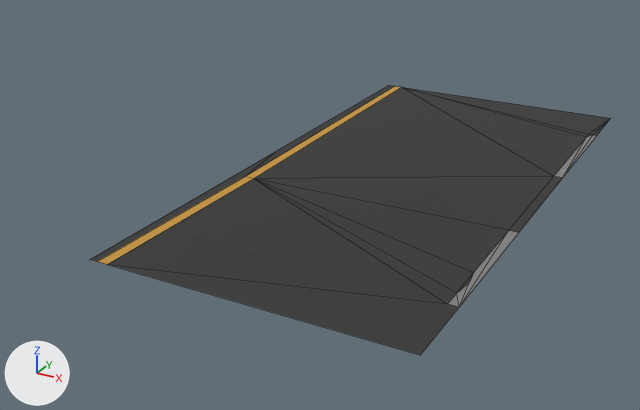
Renders of the OBJ model 3d Runner/Assets/Models/road_yellow_line.obj from each side of a commit.
The view is the same before and after, from a camera (50 mm lens) standing at (0.0409, -0.0408, 0.0285) and looking at (0.007, 0.0208, -0.0023). Every picture has the same lights, and +X, +Y and +Z are marked at lower left. Mesh edges are drawn as thin lines. Where no turn or scale is listed for an object, it has been applied to the vertices.

In view in the first picture: 'SM_Env_Road_YellowLines_02_Mesh'.
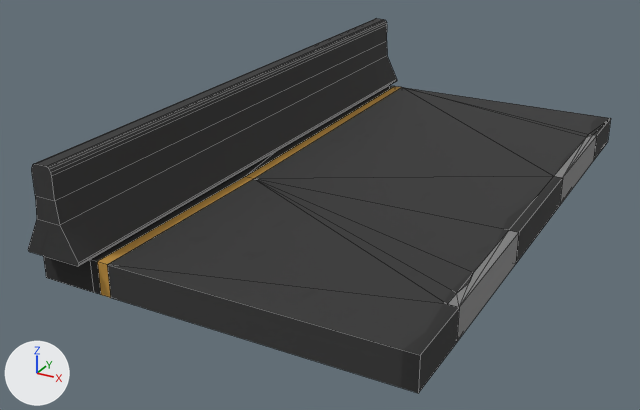
What the commit changed:
Picture 'PolygonCity_Road_03.png' (img_polygoncity_road_03_png) is new.
Material 'blinn269' (mat_blinn269) changes its picture from img_polygoncity_road_01_png to img_polygoncity_road_03_png.
me_sm_env_road_yellowlines_02_mesh is used by ob_sm_env_road_yellowlines_02_mesh; location (0.0, 0.0, 0.0).
me_sm_env_road_yellowlines_02_mesh had 24 vertices, 27 faces and spanned x 0.0..0.025, y 0.0..0.05, z 0.0.
me_sm_env_road_yellowlines_02_mesh now has 54 vertices, 73 faces and spans x -0.0045..0.025, y 0.0..0.05, z -0.0026..0.0.
Part 1, on me_sm_env_road_yellowlines_02_mesh:
13 vertices are added at x -0.0045..0.0246, y 0.0063..0.0437, z -0.0026.
12 new vertices lie (0.0, 0.0, -0.0026) away from vertices in x 0.0..0.025, y 0.0..0.05, z 0.0.
5 new vertices lie (-0.0045, 0.0, 0.0) away from vertices in x 0.0, y 0.0..0.05, z -0.0026..0.0.
46 new faces join them.
Mesh me_cube_cube_001 is new.
It has 48 vertices, 30 faces and spans x -0.0043..0.0004, y -0.0015..0.0513, z 0.0002..0.0072.
It uses material mat_blinn269 (picture img_polygoncity_road_03_png).
Object 'Cube_Cube.001' (ob_cube_cube_001) is new; it shows me_cube_cube_001.
Its location is (0.0, 0.0, 0.0).

Where the change shows, as pixel boxes (x1, y1, x2, y2) in the pictures (640 x 410 px):
'SM_Env_Road_YellowLines_02_Mesh', surface changed, reshaped (9% wider, 14% taller): before (90, 86, 611, 355); after (43, 86, 611, 393)
'Cube_Cube.001', added (black): after (28, 19, 397, 266)
part 1 of me_sm_env_road_yellowlines_02_mesh, added (black): after (43, 86, 611, 393)
